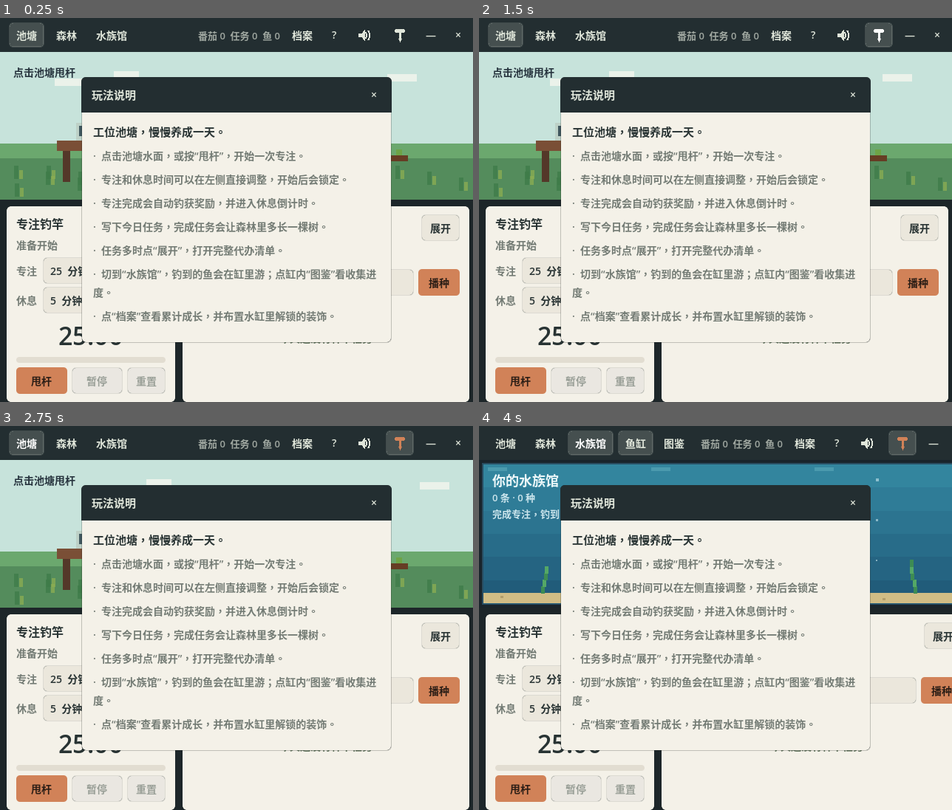
Above: before the commit, frames 1-4 (two rows, left to right).
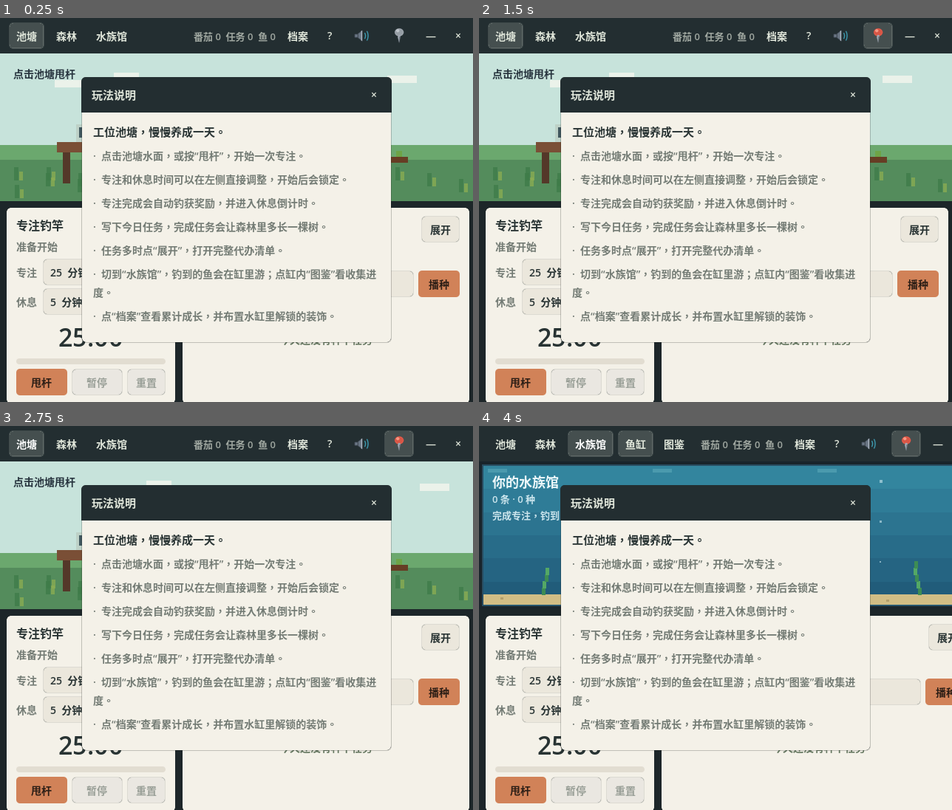
Above: after the commit, the same moments.

Repository: Mr-Salticidae/desk-pond
Game: Godot game, scene res://scenes/Main.tscn
The game is run twice, just before and just after one commit, with the same random seed, the same clock (stepped at 60 frames per second) and the same inputs.
Inputs (mouse positions are in pixels of both pictures, inside the frame that each line leads up to; where the layout moved, square brackets give the same spot in the first picture):
- Up to frame 1 (0.25 s): no input
- Up to frame 2 (1.5 s): click (781, 282) at 0.52 s; type "12" at 0.6 s; click (876, 37) [881, 33] at 1.25 s
- Up to frame 3 (2.75 s): click "池塘" at 2 s
- Up to frame 4 (4 s): click "森林" at 2.75 s; click "水族馆" at 3.5 s

The runs differ from the first frame. In frame 1, 3.6% of the frame differs, in the area x 0-100%, y 2-100%; in frame 2, 3.6%; in frame 3, 3.6%; in frame 4, 4.6%, in the area x 0-100%, y 1-100%.

Commit message:
顶栏图标重做为 emoji 风格（彩色、有质感）
- 喇叭/图钉改为彩色 emoji 风格图标（4x 绘制 + 抗锯齿烘焙）：
  声音开=青蓝声波、静音=红叉；置顶=红色光泽图钉、未置顶=灰图钉。
- 配色贴合 app 暖调（声波用 POND 青蓝）。彩色贴图按状态换图，不再用单色 tint。

Co-Authored-By: Claude Opus 4.8 <noreply@anthropic.com>

Diff:
--- a/scripts/main.gd
+++ b/scripts/main.gd
@@ -8,7 +8,8 @@
 const TaskPanelScene = preload("res://scenes/TaskPanel.tscn")
 const ICON_SPEAKER_ON := preload("res://assets/speaker_on.png")
 const ICON_SPEAKER_OFF := preload("res://assets/speaker_off.png")
-const ICON_PIN := preload("res://assets/pin.png")
+const ICON_PIN_ON := preload("res://assets/pin_on.png")
+const ICON_PIN_OFF := preload("res://assets/pin_off.png")
 
 var save_manager: SaveManager
 var fishing_manager: FishingManager
@@ -135,9 +136,6 @@
 	mute_button.focus_mode = Control.FOCUS_NONE
 	mute_button.tooltip_text = "开关声音"
 	UITheme.style_chrome(mute_button)
-	mute_button.add_theme_color_override("icon_normal_color", UITheme.INK_ON_CHROME)
-	mute_button.add_theme_color_override("icon_hover_color", UITheme.INK_ON_CHROME)
-	mute_button.add_theme_color_override("icon_pressed_color", UITheme.INK_ON_CHROME)
 	var start_muted := bool(save_data["settings"].get("muted", false))
 	mute_button.set_pressed_no_signal(start_muted)
 	_update_mute_icon(start_muted)
@@ -149,10 +147,9 @@
 	always_on_top_button.focus_mode = Control.FOCUS_NONE
 	always_on_top_button.tooltip_text = "窗口置顶"
 	UITheme.style_chrome(always_on_top_button)
-	always_on_top_button.icon = ICON_PIN
 	var start_pinned := bool(save_data["settings"].get("always_on_top", false))
 	always_on_top_button.set_pressed_no_signal(start_pinned)
-	_update_pin_color(start_pinned)
+	_update_pin_icon(start_pinned)
 	always_on_top_button.toggled.connect(_on_always_on_top_toggled)
 	top_bar.add_child(always_on_top_button)
 
@@ -391,19 +388,15 @@
 		mute_button.icon = ICON_SPEAKER_OFF if muted else ICON_SPEAKER_ON
 
 func _on_always_on_top_toggled(enabled: bool) -> void:
-	_update_pin_color(enabled)
+	_update_pin_icon(enabled)
 	save_data["settings"]["always_on_top"] = enabled
 	_apply_window_settings()
 	_save_now()
 
-# 置顶用颜色区分：未置顶=浅色（与其它图标一致），已置顶=陶土暖色（点亮）
-func _update_pin_color(pinned: bool) -> void:
-	if always_on_top_button == null:
-		return
-	var col := UITheme.ACCENT if pinned else UITheme.INK_ON_CHROME
-	always_on_top_button.add_theme_color_override("icon_normal_color", col)
-	always_on_top_button.add_theme_color_override("icon_hover_color", col)
-	always_on_top_button.add_theme_color_override("icon_pressed_color", col)
+# 置顶用颜色区分：未置顶=灰图钉，已置顶=彩色红图钉（点亮）
+func _update_pin_icon(pinned: bool) -> void:
+	if always_on_top_button:
+		always_on_top_button.icon = ICON_PIN_ON if pinned else ICON_PIN_OFF
 
 func _apply_window_settings() -> void:
 	get_window().always_on_top = bool(save_data["settings"].get("always_on_top", false))
Binary file removed: assets/pin.png
Binary file added: assets/pin_off.png
Binary file added: assets/pin_on.png
Binary file changed: assets/speaker_off.png
Binary file changed: assets/speaker_on.png
